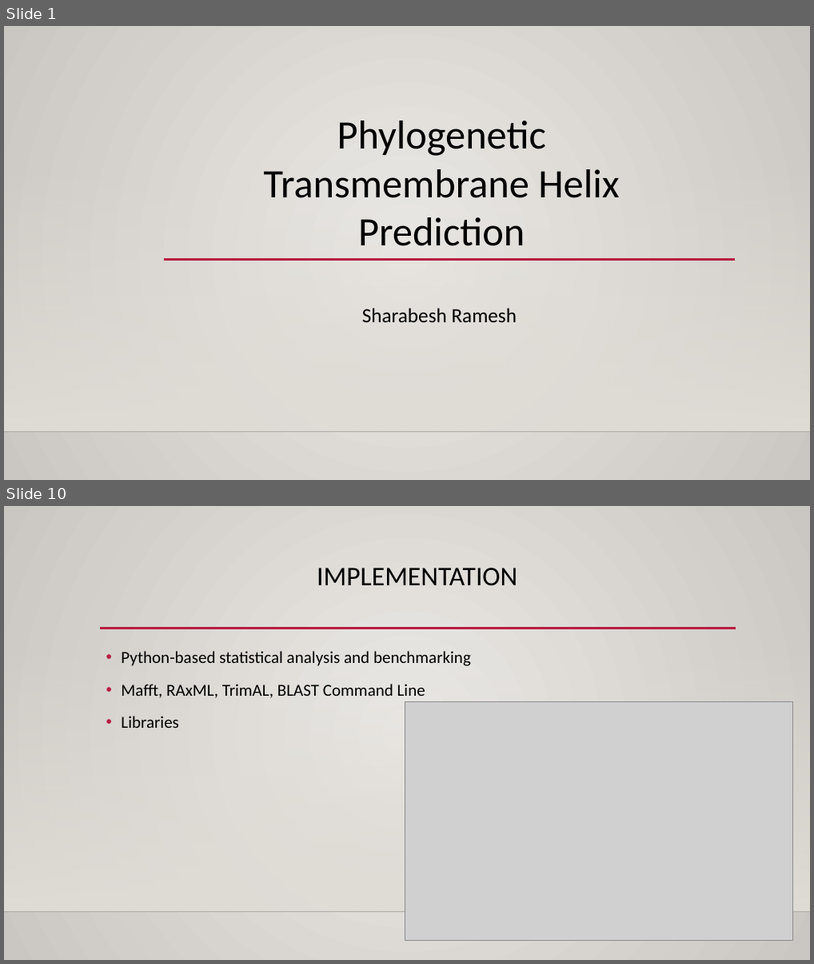
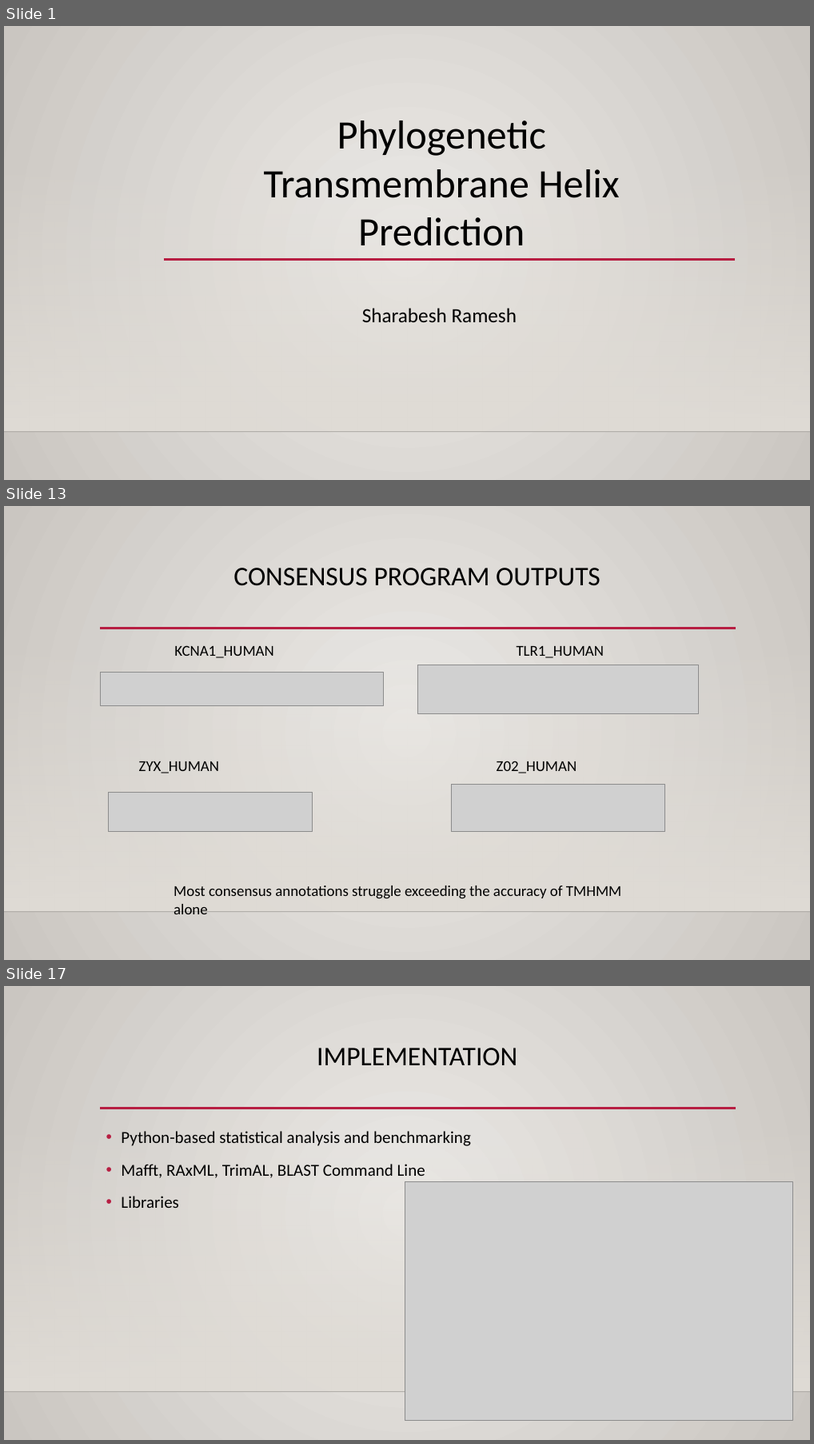
Before and after one commit to Sharabesh/Phylogenomics, a slide deck: Presentation/PresentationImage.pptx. Shown one above the other, each under a label of ours: slides 1 and 10 before the commit, slides 1, 13 and 17 after it; the slides between them are not shown. The pictures are 814x964 and 814x1444 pixels, drawn with LibreOffice and Linux fonts; fonts in the diff are those of the drawing; grey boxes stand for pictures; background and template pictures are left out. Boxes give left, top, right and bottom in pixels: in the first picture for what was removed or moved away, otherwise in the second. Text is boxed around its words. In the diff, an @@ line names an element or a change of style, - is before the commit and + after.

```diff
--- a/Presentation/PresentationImage.pptx
+++ b/Presentation/PresentationImage.pptx
@@ slide 13 added at bbox=[4, 506, 810, 960], background gradient #ECEAE7 to #CAC7C1; not listed: 3 template elements that a slide beside it also shows @@
@@ title added at bbox=[234, 568, 601, 586], 32 pt, text #000000 @@
+CONSENSUS PROGRAM OUTPUTS
@@ text added at bbox=[174, 645, 274, 658], 18 pt, text #000000 @@
+KCNA1_HUMAN
@@ text added at bbox=[517, 646, 605, 658], 18 pt, text #000000 @@
+TLR1_HUMAN
@@ picture added at bbox=[100, 672, 384, 706] @@
@@ picture added at bbox=[418, 664, 699, 713] @@
@@ text added at bbox=[139, 761, 219, 773], 18 pt, text #000000 @@
+ZYX_HUMAN
@@ text added at bbox=[497, 760, 578, 773], 18 pt, text #000000 @@
+Z02_HUMAN
@@ picture added at bbox=[109, 792, 313, 832] @@
@@ picture added at bbox=[451, 784, 666, 832] @@
@@ text added at bbox=[174, 885, 622, 899], 18 pt, text #000000 @@
+Most consensus annotations struggle exceeding the accuracy of TMHMM alone
@@ what was slide 10 is now slide 17 @@
```
Also in this commit, not shown: 9 slides changed, 6 other slides added, 45 other files.
